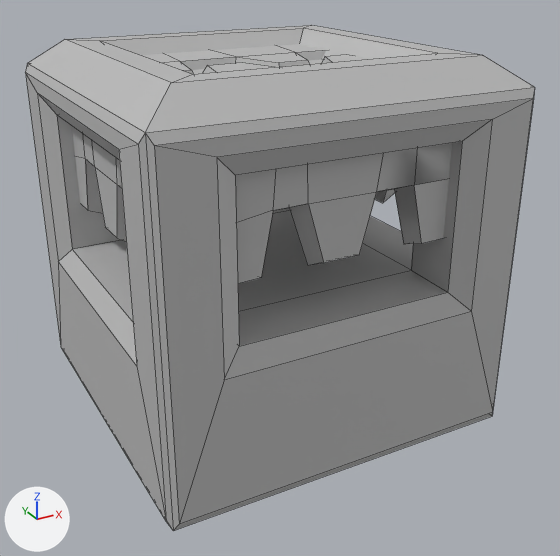
Before and after pictures for a commit that changed the FBX model LD54_GameJam/Assets/Assets/SM_SharpeMerge.fbx.
Both versions are drawn from a camera (50 mm lens) standing at (-0.954, -1.847, 1.259) and looking at (0.021, -0.075, 0.373). Every picture has the same lights, and +X, +Y and +Z are marked at lower left. Mesh edges are drawn as thin lines. Where no turn or scale is listed for an object, it has been applied to the vertices.

The scene before the commit, as lines of its bpy script (objects in view):
```python
me_mesh = bpy.data.meshes.new('Mesh')
me_mesh.from_pydata(...)  # 302 vertices, 293 faces; spans x -0.5..0.5, y -0.5..0.5, z 0.0..1.0
me_mesh.materials.append(mat_lambert1)  # grey #bcbcbc
ob_shapemerge = bpy.data.objects.new('ShapeMerge', me_mesh)
ob_shapemerge.location = (0.0, 0.0, 0.0)
```
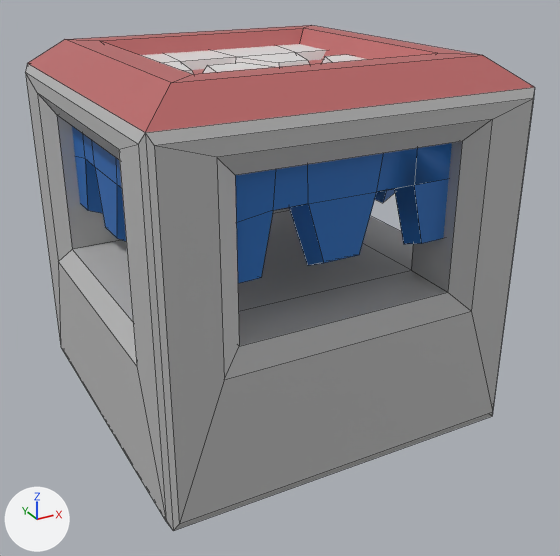
Location of each change, (x1, y1, x2, y2) in pixels of the pictures (560 x 556 px):
part 1 of me_mesh, recoloured (grey to pink): (28, 40, 191, 132) in both
part 2 of me_mesh, recoloured: (145, 54, 533, 133) in both
part 3 of me_mesh, recoloured: (65, 25, 311, 55) in both
part 4 of me_mesh, recoloured (grey to pink): (299, 25, 479, 60) in both
part 5 of me_mesh, recoloured: (192, 59, 323, 74) in both
part 6 of me_mesh, recoloured (grey to white): (140, 44, 367, 74) in both
part 7 of me_mesh, recoloured (grey to blue): (72, 126, 452, 283) in both

Diff of the bpy script that builds the scene:
```diff
--- a/LD54_GameJam/Assets/Assets/SM_SharpeMerge.fbx.py
+++ b/LD54_GameJam/Assets/Assets/SM_SharpeMerge.fbx.py
@@ mat_lambert2 @@
+mat_lambert2 = principled_material('lambert2')
+mat_lambert2.base_color = (0.5, 0.135, 0.135)  # pink #bc6767
@@ mat_standardsurface1 @@
+mat_standardsurface1 = principled_material('standardSurface1')
+mat_standardsurface1.base_color = (0.8, 0.8, 0.8)  # white #e7e7e7
+mat_standardsurface1.roughness = 0.4
@@ mat_lambert3 @@
+mat_lambert3 = principled_material('lambert3')
+mat_lambert3.base_color = (0.016, 0.15, 0.5)  # blue #226cbc
@@ me_mesh @@
 me_mesh.from_pydata(...)  # 302 vertices, 293 faces; spans x -0.5..0.5, y -0.5..0.5, z 0.0..1.0
 # used by ob_shapemerge; location = (0.0, 0.0, 0.0)
+# me_mesh part 1: all 3 faces centred in x -0.443..-0.294, y 0.0, z 0.965..1.0 switch from mat_lambert1 (grey #bcbcbc) to mat_lambert2 (pink #bc6767)
+# me_mesh part 2: all 3 faces centred in x 0.0, y -0.443..-0.294, z 0.965..1.0 switch from mat_lambert1 (grey #bcbcbc) to mat_lambert2 (pink #bc6767)
+# me_mesh part 3: all 3 faces centred in x 0.0, y 0.294..0.443, z 0.965..1.0 switch from mat_lambert1 (grey #bcbcbc) to mat_lambert2 (pink #bc6767)
+# me_mesh part 4: all 3 faces centred in x 0.294..0.443, y 0.0, z 0.965..1.0 switch from mat_lambert1 (grey #bcbcbc) to mat_lambert2 (pink #bc6767)
+# me_mesh part 5: the 1 face centred in x 0.0, y 0.0, z 0.936 switches from mat_lambert1 (grey #bcbcbc) to mat_lambert2 (pink #bc6767)
+# me_mesh part 6: 61 of the faces centred in x -0.327..0.326, y -0.336..0.316, z 0.902..0.96 switch from mat_lambert1 (grey #bcbcbc) to mat_standardsurface1 (white #e7e7e7)
+# me_mesh part 7: 152 of the faces centred in x -0.429..0.429, y -0.429..0.429, z 0.55..0.904 switch from mat_lambert1 (grey #bcbcbc) to mat_lambert3 (blue #226cbc)
```
